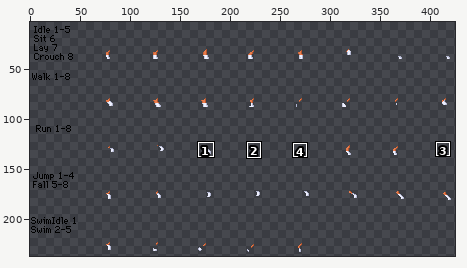
File history of a sprite sheet, humanoid/wr/flareon/legs/forelegBack.png. Above, an overview of the earlier version with the close-up marked.
Close-up. As it was:
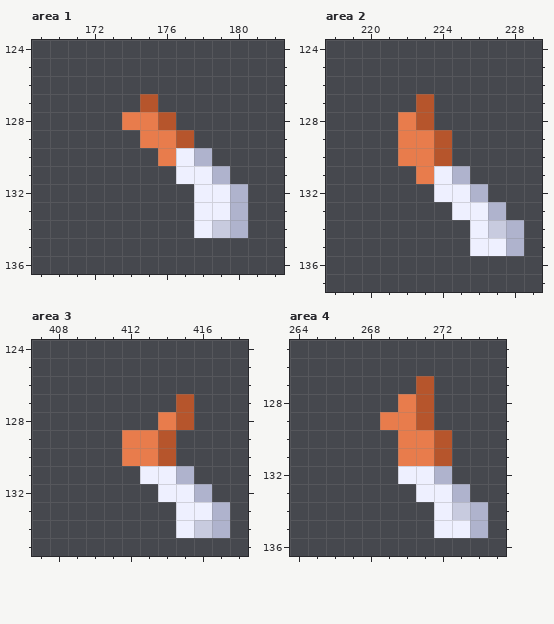
The file is 432x240 pixels. Shown: area 1: x 169..182, y 124..136; area 2: x 218..229, y 124..137; area 3: x 407..418, y 124..135; area 4: x 264..275, y 125..136. The wide view leaves out empty margins. The commit also changed other parts of the picture, which this record leaves out.
And afterwards:
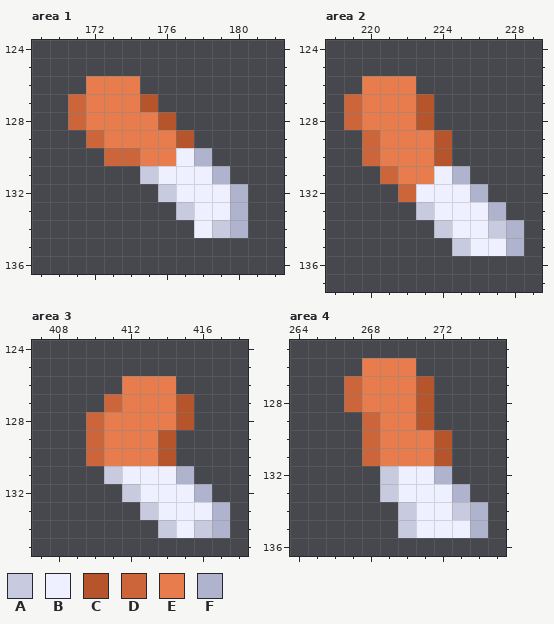
Palette (. is transparent): A #c8cbdf  B #eef0ff  C #b6552c  D #cc663a  E #e87c4c  F #afb3cd
Diff:
Area 1:
The author put colour A in row 131 at x 175; in row 132 at x 176; in row 133 at x 177.
The author put colour B in row 131 at x 176; in row 132 at x 177.
The author put colour D in rows 127 to 128 at x 171; in row 129 at x 172; in row 130 at x 173 to 174.
The author put colour E in rows 126 to 127 at x 172 to 174; in row 128 at x 172 to 173; in row 129 at x 173 to 174; in row 130 at x 175.
Area 2:
The author put colour A in row 133 at x 223; in row 134 at x 224; in row 135 at x 225.
The author put colour B in row 132 at x 223; in row 133 at x 224; in row 134 at x 225.
The author put colour D in rows 127 to 128 at x 219; in rows 129 to 130 at x 220; in row 131 at x 221; in row 132 at x 222.
The author put colour E in rows 126 to 127 at x 220 to 222; in row 128 at x 220 to 221; in rows 129 to 130 at x 221; in row 131 at x 222.
Area 3:
The author put colour A in row 131 at x 411; in row 132 at x 412; in row 133 at x 413; in row 134 at x 414.
The author put colour B in row 131 at x 412; in row 132 at x 413; in row 133 at x 414.
The author put colour D in row 127 at x 411; in rows 128 to 130 at x 410.
The author put colour E in rows 126 to 127 at x 412 to 414; in row 128 at x 411 to 413; in rows 129 to 130 at x 411.
Area 4:
The author put colour A in rows 132 to 133 at x 269; in rows 134 to 135 at x 270.
The author put colour B in row 133 at x 270; in rows 134 to 135 at x 271.
The author put colour D in rows 127 to 128 at x 267; in rows 129 to 131 at x 268.
The author put colour E in rows 126 to 127 at x 268 to 270; in row 128 at x 268 to 269; in rows 130 to 131 at x 269.
Pixel boxes of the changes (left, top, right, bottom) in both close-ups:
added: (68, 76, 194, 220)
added: (344, 76, 470, 256)
added: (86, 376, 176, 538)
added: (344, 358, 434, 538)
